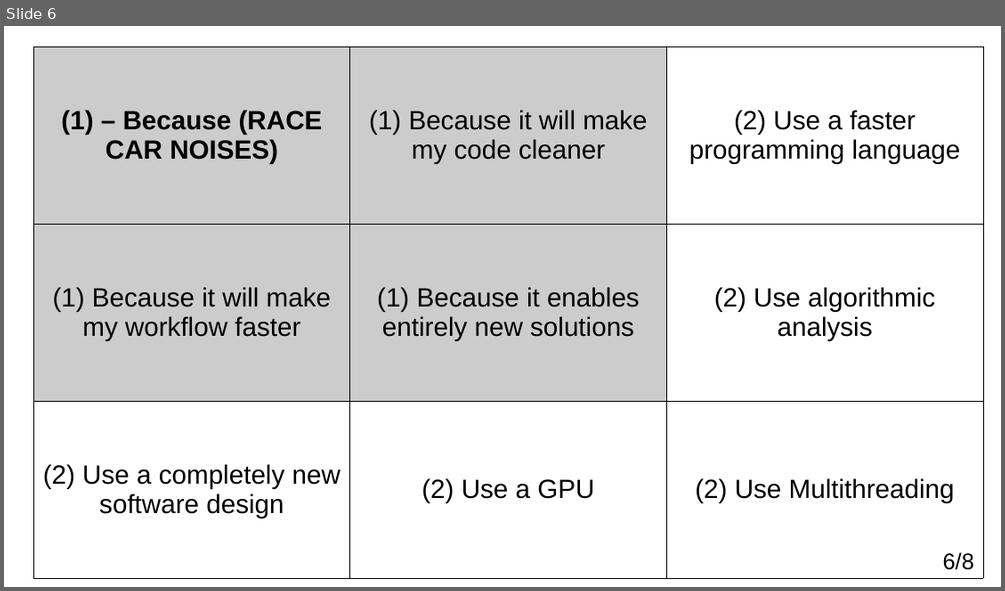
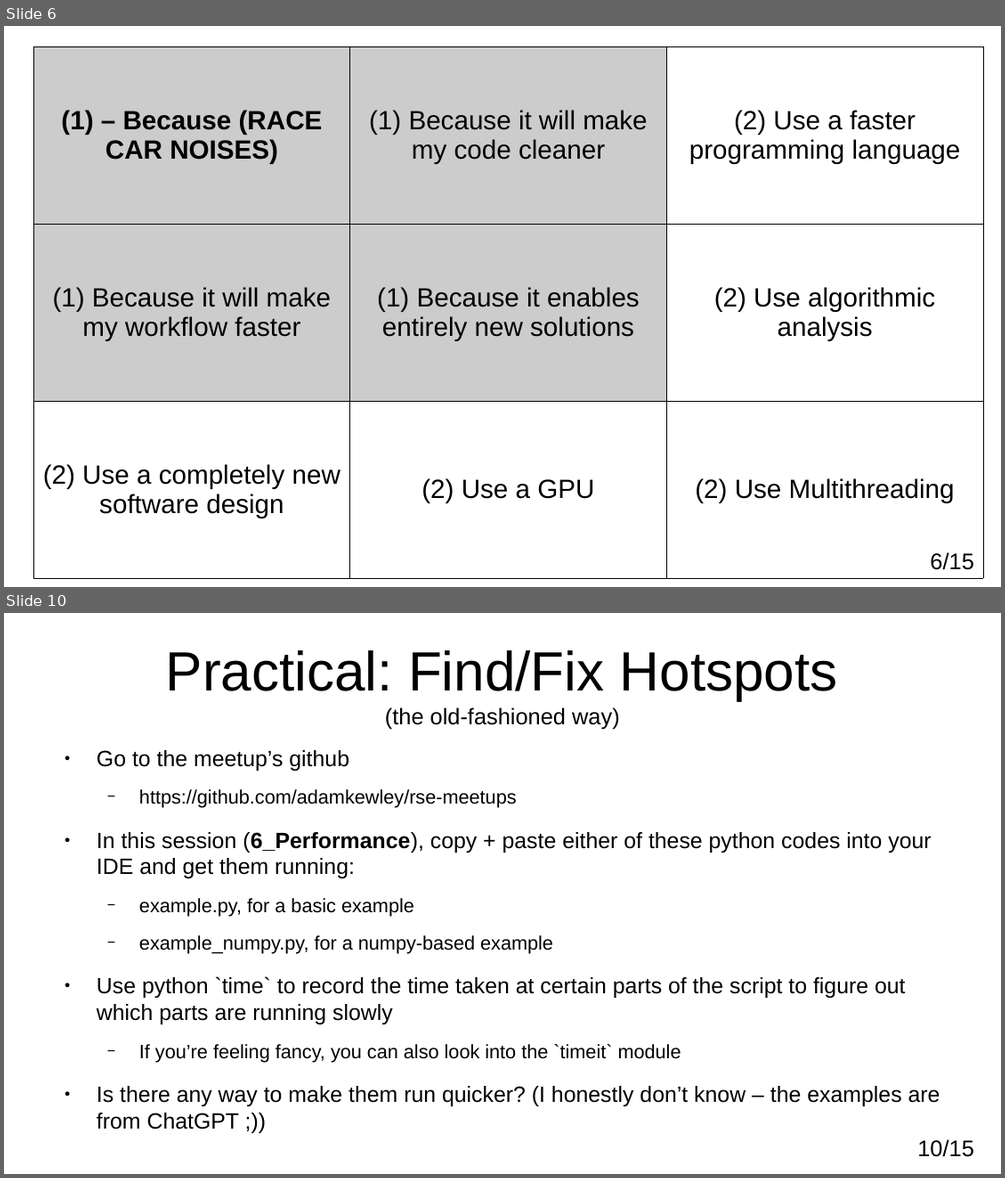
Before and after one commit to adamkewley/rse-meetups, a slide deck: 6_Performance/PresentationSlides.odp. Shown one above the other, each under a label of ours: slide 6 before the commit, slides 6 and 10 after it; the slides between them are not shown. The pictures are 1005x591 and 1005x1178 pixels, drawn with LibreOffice and Linux fonts; fonts in the diff are those of the drawing. Boxes give left, top, right and bottom in pixels: in the first picture for what was removed or moved away, otherwise in the second. Text is boxed around its words. In the diff, an @@ line names an element or a change of style, - is before the commit and + after.

Commit message:
Add completed performance slides

```diff
--- a/6_Performance/PresentationSlides.odp
+++ b/6_Performance/PresentationSlides.odp
@@ slide 10 added at (x1=4, y1=613, x2=1001, y2=1174), background #FFFFFF @@
@@ title added at (x1=166, y1=650, x2=838, y2=729), 44 pt, text #000000 @@
+Practical: Find/Fix Hotspots
+(the old-fashioned way)
@@ text added at (x1=97, y1=750, x2=940, y2=1129), 17.6 pt, text #000000 @@
+● Go to the meetup’s github
+  − https://github.com/adamkewley/rse-meetups
+● In this session (6_Performance), copy + paste either of these python codes into your IDE and get them running:
+  − example.py, for a basic example
+  − example_numpy.py, for a numpy-based example
+● Use python `time` to record the time taken at certain parts of the script to figure out which parts are running slowly
+  − If you’re feeling fancy, you can also look into the `timeit` module
+● Is there any way to make them run quicker? (I honestly don’t know – the examples are from ChatGPT ;))
@@ page number added at (x1=917, y1=1139, x2=974, y2=1157), 18 pt, text #000000 @@
+10/15
@@ page number at (x1=930, y1=552, x2=973, y2=570): text changed @@
-6/8
+6/15
```
Also in this commit, not shown: 1 slide changed, 7 other slides added, 1 slide removed, 4 other files.
